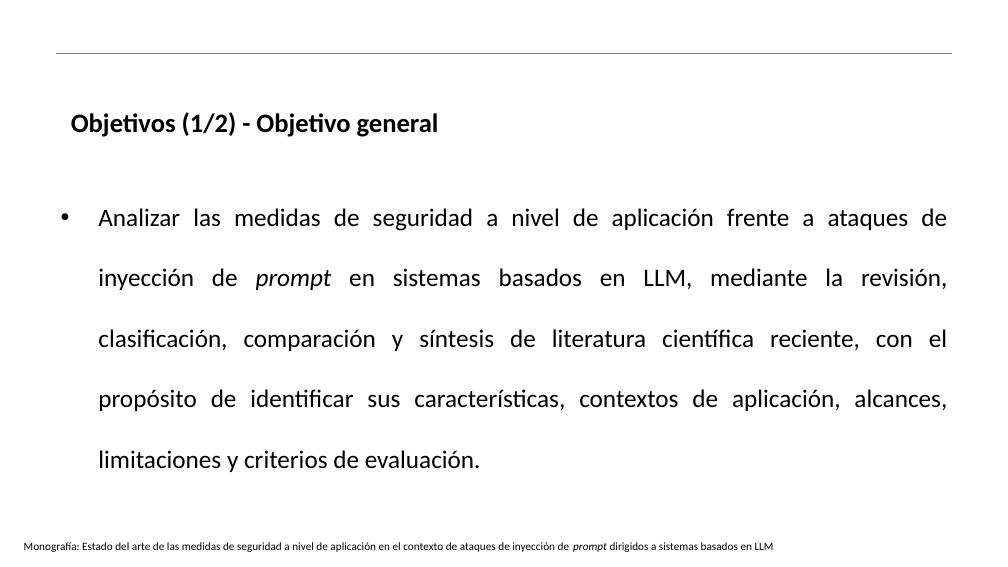
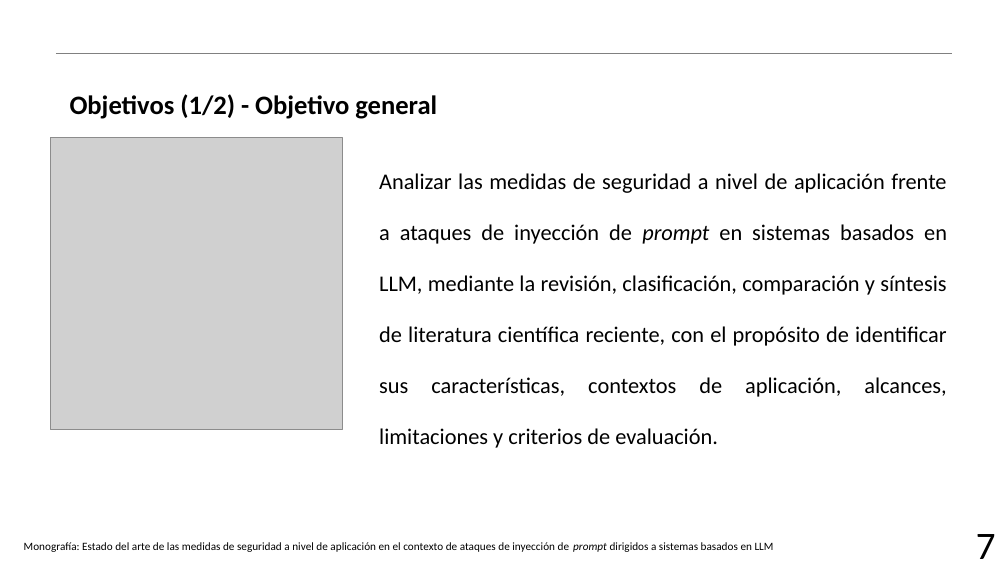
Before and after one commit to AJRx26/semestreVII, a slide deck: slide 8 of proyectoguiado/protocoloinvestigacion/18_NunezSanchezAbraham.pptx (slide 9 before the commit). Drawn at 1008x567 pixels with LibreOffice and Linux fonts; fonts in the diff are those of the drawing; grey boxes stand for pictures; background and template pictures are left out. Boxes give left, top, right and bottom in pixels: in the first picture for what was removed or moved away, otherwise in the second. Text is boxed around its words. In the diff, an @@ line names an element or a change of style, - is before the commit and + after.

```diff
--- a/proyectoguiado/protocoloinvestigacion/18_NunezSanchezAbraham.pptx
+++ b/proyectoguiado/protocoloinvestigacion/18_NunezSanchezAbraham.pptx
@@ text "Objetivos (1/2) - Objetivo general" moved from (x1=71, y1=112, x2=439, y2=137) to (x1=70, y1=94, x2=437, y2=119) @@
@@ picture added at (x1=50, y1=137, x2=343, y2=429) @@
@@ text "Analizar las medidas de seguridad ..." moved from (x1=98, y1=208, x2=947, y2=472) to (x1=379, y1=173, x2=947, y2=448) @@
@@ text "Analizar las medidas de seguridad ..." at (x1=379, y1=173, x2=947, y2=448): size 18 to 16 pt; bullet • to none; line spacing 2 to 1.9 @@
@@ text added at (x1=976, y1=534, x2=996, y2=559), 27.8 pt, text #000000 @@
+7
```
Also in this commit, not shown: 14 other slides changed, 1 slide added, 3 slides removed, 5 other files.
